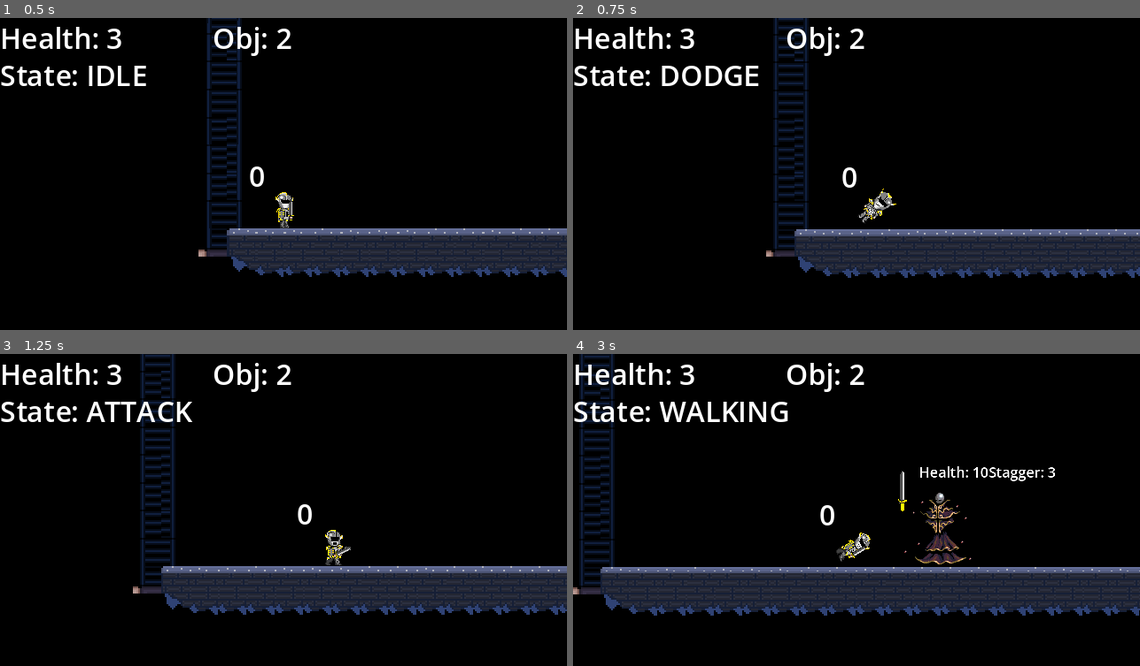
Above: before the commit, frames 1-4 (two rows, left to right).
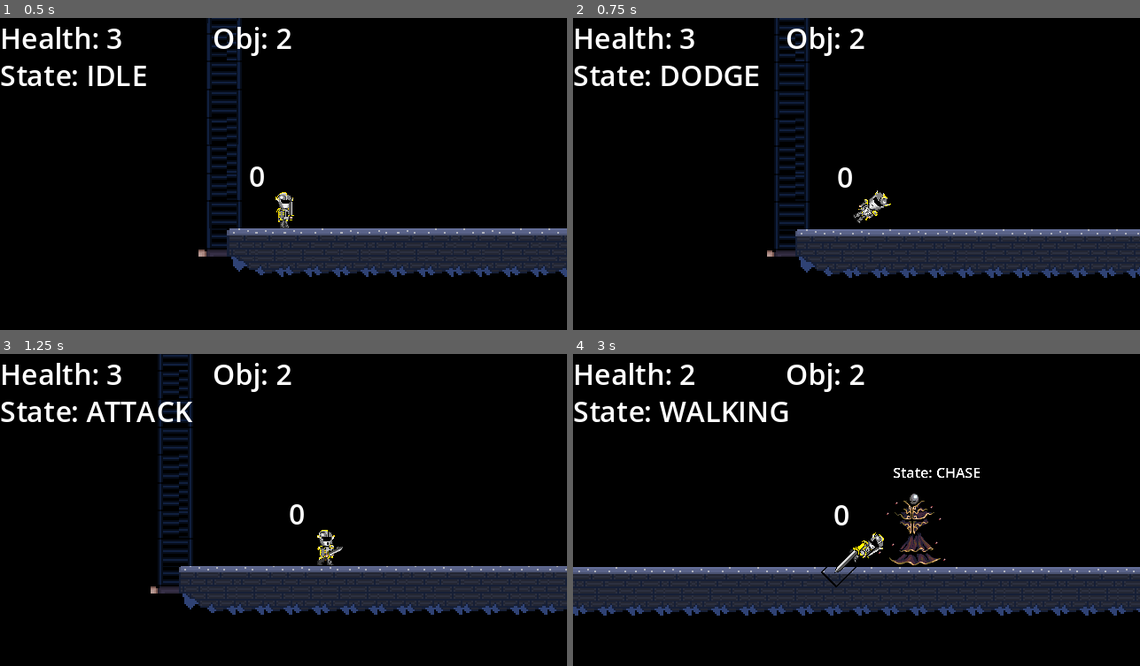
Above: after the commit, the same moments.

Repository: bermuda-ix/GODOT_PROJECTS
Game: Godot game, scene res://levels/boss_test.tscn
Same seed, same stepped clock (60 frames per second), same inputs: the game is played once before the commit and once after it. This scene is started directly instead of the project's main scene.
Inputs (mouse positions are in pixels of both pictures, inside the frame that each line leads up to):
- Up to frame 1 (0.5 s): no input
- Up to frame 2 (0.75 s): tap Enter (ui_accept) at 0.5 s; move the mouse to (981, 161) at 0.52 s; press the mouse at (981, 161) at 0.53 s; hold Right (ui_right) from 0.53 s (still down); tap Ctrl (Dodge) at 0.6 s
- Up to frame 3 (1.25 s): keep holding Right (ui_right); tap Space (jump) at 0.77 s
- Up to frame 4 (3 s): move the mouse to (743, 528) at 1.27 s; release the mouse at (743, 528) at 1.28 s; click (743, 528) at 1.35 s; tap Space (jump) at 1.52 s; tap Ctrl (Dodge) at 1.55, 2.1 s; move the mouse to (913, 444) at 2.02 s; release Right (ui_right) at 2.03 s; press the mouse at (913, 444) at 2.03 s; hold Left (ui_left) 2.03-2.78 s; move the mouse to (828, 575) at 2.77 s; release the mouse at (828, 575) at 2.78 s; hold Right (ui_right) from 2.78 s (still down); click (828, 575) at 2.85 s

Frame 1 is identical in both runs. In frame 2, 1.3% of the frame differs, in the area x 34-100%, y 0-84%; in frame 3, 4.1%; in frame 4, 5.9%, in the area x 0-100%, y 0-84%.

Commit message:
Bugfixing DODGE

Diff:
--- a/FirstProj/MainProjFolder/LVL_Transitions/control_guide.tscn
+++ b/FirstProj/MainProjFolder/LVL_Transitions/control_guide.tscn
@@ -20,11 +20,14 @@
 
 [node name="Label" type="Label" parent="VBoxContainer"]
 layout_mode = 2
+theme_override_font_sizes/font_size = 12
 text = "Controls:
-WASD: Movement
-LMB: Attack
+WASD: Movement           	SPACE: Jump
+LMB: Attack				                      		SHIFT: Sprint
 E: Parry
-CTRL: Dodge"
+CTRL: Dodge
+Jump On Wall Hang: Wall Jump
+Hold SHIFT On Wall: Wall Hang"
 horizontal_alignment = 1
 
 [node name="VBoxContainer2" type="VBoxContainer" parent="."]
--- a/FirstProj/MainProjFolder/PlayerMovementResource.gd
+++ b/FirstProj/MainProjFolder/PlayerMovementResource.gd
@@ -2,7 +2,7 @@
 extends Resource
 
 @export var speed = 100.0
-@export var acceleration = 800.0
+@export var acceleration = 1000.0
 @export var air_acceleration = 400.0
 @export var friction = 1000.0
 @export var jump_velocity = -300.0
--- a/FirstProj/MainProjFolder/chars/boss_enemy.gd
+++ b/FirstProj/MainProjFolder/chars/boss_enemy.gd
@@ -123,8 +123,8 @@
 	var h = health.get_health()
 	var s = stagger.get_stagger()
 
-	hb_sb.text=str("Health: ",h,"Stagger: ",s )
-	#hb_sb.text=str("State: ", state)
+	#hb_sb.text=str("Health: ",h,"Stagger: ",s )
+	hb_sb.text=str("State: ", state)
 	#if flee_timer.is_stopped():
 		#light_attack=false
 
@@ -274,7 +274,7 @@
 			States.FLEE:
 				flee_timer.start()
 				#turret.shoot_timer.paused=false
-				turret.shoot_timer.start(.7)
+				turret.shoot_timer.start(.5)
 		#print(state)
 
 
@@ -310,7 +310,7 @@
 		set_state(prev_state, States.CHASE)
 		#hb_collison.disabled=false
 		attacking=false
-		turret.shoot_timer.paused=false
+		turret.shoot_timer.paused=true
 
 
 func _on_hit_box_parried():
@@ -379,5 +379,12 @@
 
 
 func _on_parry_timer_timeout():
-	set_state(current_state, prev_state)
+	set_state(current_state, States.CHASE)
 	turret.shoot_timer.paused=false
+
+
+
+
+func _on_animation_player_animation_finished(anim_name):
+	if anim_name == atk_anim or anim_name == "light_attack":
+		set_state(current_state, States.CHASE)
--- a/FirstProj/MainProjFolder/chars/boss_enemy.tscn
+++ b/FirstProj/MainProjFolder/chars/boss_enemy.tscn
@@ -638,6 +638,7 @@
 scale = Vector2(0.049308, 0.00735294)
 texture = ExtResource("6_ttgya")
 
+[connection signal="animation_finished" from="AnimationPlayer" to="." method="_on_animation_player_animation_finished"]
 [connection signal="timeout" from="ParryTimer" to="." method="_on_parry_timer_timeout"]
 [connection signal="timeout" from="FleeTimer" to="." method="_on_flee_timer_timeout"]
 [connection signal="health_depleted" from="Health" to="." method="_on_health_health_depleted"]
--- a/FirstProj/MainProjFolder/pc.gd
+++ b/FirstProj/MainProjFolder/pc.gd
@@ -109,6 +109,8 @@
 	elif Input.is_action_just_pressed("walk_left"):
 		face_right = false
 		move_axis = -1
+	elif input_axis == 0:
+		move_axis = 0
 
 	handle_hitbox()
 
@@ -149,7 +151,7 @@
 			movement_data = load("res://DefaultMovementData.tres")
 
 
-
+	print(input_axis)
 
 	var was_on_floor = is_on_floor()
 	move_and_slide()
@@ -383,22 +385,33 @@
 
 
 # DODGE NEEDS WORK!!!
-func dodge(_input_axis, delta):
+func dodge(input_axis, delta):
 
 	if Input.is_action_just_pressed("Dodge"):
 		dodge_timer.start()
 		if not is_on_floor():
 			velocity.y=0
 
-		if face_right==true:
-			position.x = lerpf(position.x, position.x-1, delta)
+		if input_axis == 0:
+			velocity.x=0
 			state = States.DODGE
-
-
-		elif face_right==false:
-			position.x = lerpf(position.x, position.x+1, delta)
+		else:
+			position.x = lerpf(position.x, position.x + (input_axis*2), delta)
 			state = States.DODGE
 
+		#if input_axis == 0:
+			#position.x = lerpf(position.x, position.x, delta)
+			#state = States.DODGE
+		#else:
+			#if face_right==true:
+				#position.x = lerpf(position.x, position.x-1, delta)
+				#state = States.DODGE
+				#
+				#
+			#elif face_right==false:
+				#position.x = lerpf(position.x, position.x+1, delta)
+				#state = States.DODGE
+				#
 
 
 
@@ -465,7 +478,7 @@
 			anim_player.speed_scale=1
 			anim_player.play("dodge")
 			velocity.y=0
-			velocity.x=100 * move_axis
+			#velocity.x=100 * move_axis
 
 	if state != States.DODGE:
 		hurt_box_detect.disabled=false
